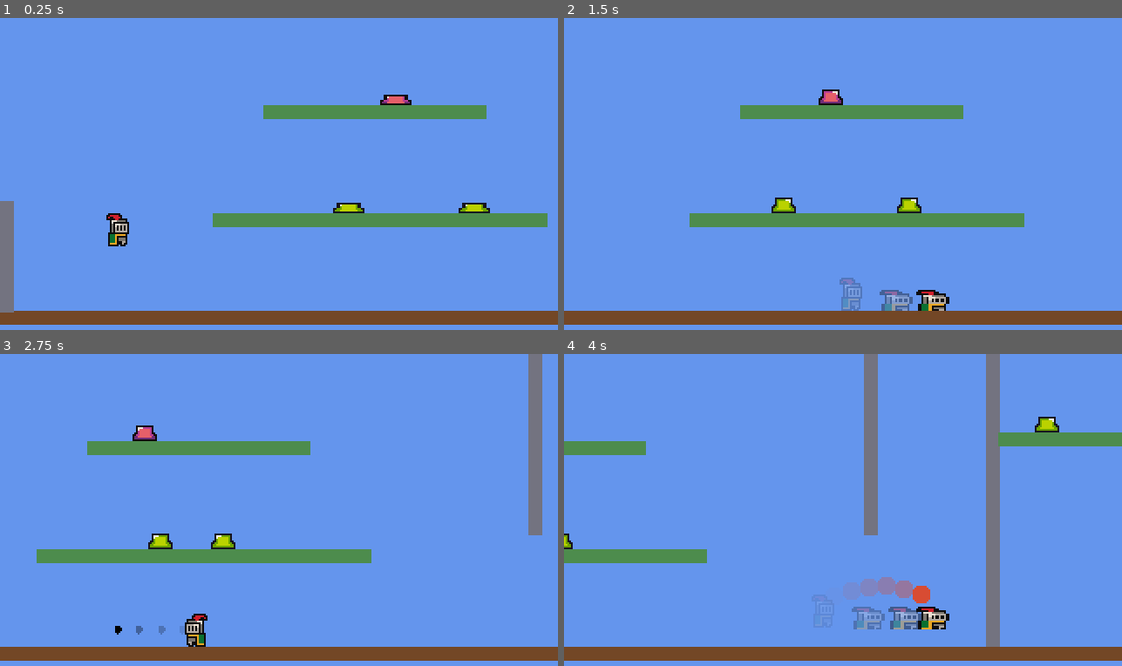
Above: before the commit, frames 1-4 (two rows, left to right).
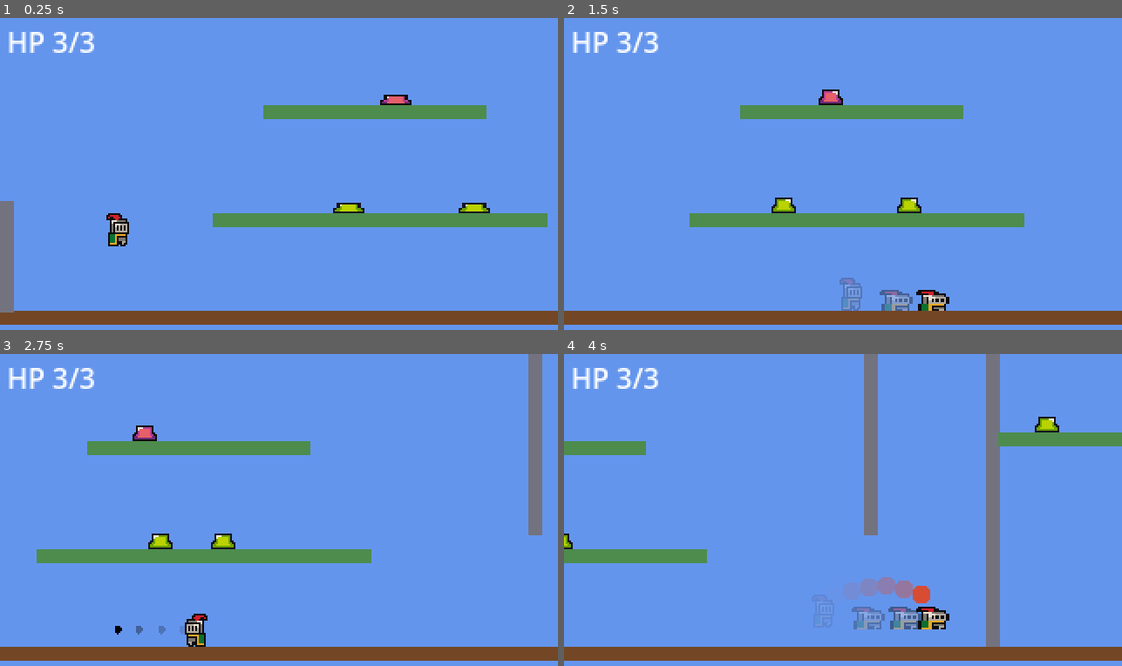
Above: after the commit, the same moments.

Repository: SolutionsByCarson/ScratchPad
Game: Godot game, scene res://scenes/main.tscn
Two runs of this game, one before a commit and one after it. Both use one fixed random seed, a clock stepped at 60 frames per second and the inputs below.
Inputs:
- Up to frame 1 (0.25 s): no input
- Up to frame 2 (1.5 s): hold D (move_right) from 0.53 s (still down); tap Shift (dash) at 0.6, 1.35 s; tap Space (jump) at 0.77 s
- Up to frame 3 (2.75 s): tap Space (jump) at 1.52 s; release D (move_right) at 2.03 s; hold A (move_left) from 2.03 s (still down); tap J (shoot) at 2.1 s; tap Shift (dash) at 2.3 s
- Up to frame 4 (4 s): release A (move_left) at 2.78 s; hold D (move_right) from 2.78 s (still down); tap S (slam) at 2.85 s; tap Space (jump) at 3.02, 3.77 s; tap Shift (dash) at 3.05, 3.8 s; tap K (throw) at 3.6 s

The runs differ from the first frame. In frame 1, 0.5% of the frame differs, in the area x 1-17%, y 4-12%; in frame 2, 0.5%; in frame 3, 0.5%; in frame 4, 0.5%.

Commit message:
Player health (3 hits), HP UI, contact damage, fall death; purple slime 2 HP
Player:
  MAX_HEALTH 3, INVULN_TIME 1.0s, FALL_DEATH_Y 350.
  take_damage(amount): ignored during i-frames or while in "dashing"
  group (dodge); otherwise -HP, 1s invuln, hurt SFX, refresh UI, _die
  at <=0. _die reloads the current scene.
  _physics_process top: decrement invuln every frame; if
  global_position.y > FALL_DEATH_Y -> instant _die (covers falling
  out of the world even mid-dash/slam since it's before early returns).
  HP UI built in code: a CanvasLayer + Label child created in
  _setup_hp_ui (avoids touching the heavily-edited main.tscn). Shows
  "HP n/3".

Enemy damage: slime._on_body_entered now calls body.take_damage(1)
instead of playing hurt directly — player owns the SFX + i-frame
gate. Dash dodge still bypasses (take_damage early-returns on the
"dashing" group).

Enemy health: slime gets @export max_health (default 1) and a
take_damage(amount) method (queue_free at <=0). fruit, grenade AOE,
and player slam now call take_damage if present, else queue_free.
slime_purple.tscn sets max_health = 2 — purple slimes take two hits.

Co-Authored-By: Claude Opus 4.7 (1M context) <noreply@anthropic.com>

Diff:
--- a/scenes/slime_purple.tscn
+++ b/scenes/slime_purple.tscn
@@ -8,6 +8,7 @@
 
 [node name="SlimePurple" type="Area2D"]
 script = ExtResource("1_slime")
+max_health = 2
 
 [node name="Sprite2D" type="Sprite2D" parent="."]
 position = Vector2(0, 12)
--- a/scripts/fruit.gd
+++ b/scripts/fruit.gd
@@ -37,7 +37,10 @@
 func _on_area_entered(area: Area2D) -> void:
 	if area.is_in_group("enemy"):
 		Audio.play_sfx("explosion")
-		area.queue_free()
+		if area.has_method("take_damage"):
+			area.take_damage(1)
+		else:
+			area.queue_free()
 		queue_free()
 
 
--- a/scripts/grenade.gd
+++ b/scripts/grenade.gd
@@ -49,7 +49,10 @@
 		if enemy is Node2D:
 			var e: Node2D = enemy
 			if global_position.distance_to(e.global_position) <= EXPLOSION_RADIUS:
-				e.queue_free()
+				if e.has_method("take_damage"):
+					e.take_damage(1)
+				else:
+					e.queue_free()
 	queue_free()
 
 
--- a/scripts/player.gd
+++ b/scripts/player.gd
@@ -32,6 +32,10 @@
 const SHOOT_OFFSET := Vector2(12.0, -3.0)
 const GRENADE_SCENE := preload("res://scenes/grenade.tscn")
 const THROW_OFFSET := Vector2(10.0, -6.0)
+
+const MAX_HEALTH := 3
+const INVULN_TIME := 1.0
+const FALL_DEATH_Y := 350.0
 
 @onready var sprite: Sprite2D = $Sprite2D
 
@@ -50,14 +54,55 @@
 var _last_wall_normal_x := 0.0
 var _wall_attached := false
 var _wall_attached_normal_x := 0.0
+var _health := MAX_HEALTH
+var _invuln_left := 0.0
+var _hp_label: Label
 
 
 func _ready() -> void:
 	add_to_group("player")
+	_setup_hp_ui()
+	_update_hp_ui()
+
+
+func _setup_hp_ui() -> void:
+	var layer := CanvasLayer.new()
+	add_child(layer)
+	_hp_label = Label.new()
+	_hp_label.offset_left = 4.0
+	_hp_label.offset_top = 2.0
+	_hp_label.offset_right = 120.0
+	_hp_label.offset_bottom = 20.0
+	layer.add_child(_hp_label)
+
+
+func _update_hp_ui() -> void:
+	if _hp_label != null:
+		_hp_label.text = "HP %d/%d" % [maxi(_health, 0), MAX_HEALTH]
+
+
+func take_damage(amount: int = 1) -> void:
+	if _invuln_left > 0.0 or is_in_group("dashing"):
+		return
+	_health -= amount
+	_invuln_left = INVULN_TIME
+	Audio.play_sfx("hurt")
+	_update_hp_ui()
+	if _health <= 0:
+		_die()
+
+
+func _die() -> void:
+	get_tree().reload_current_scene()
 
 
 func _physics_process(delta: float) -> void:
 	_update_visual_scale(delta)
+
+	_invuln_left = max(0.0, _invuln_left - delta)
+	if global_position.y > FALL_DEATH_Y:
+		_die()
+		return
 
 	_wall_jump_lock_left = max(0.0, _wall_jump_lock_left - delta)
 	if _wall_jump_lock_left <= 0.0:
@@ -345,4 +390,7 @@
 		if enemy is Node2D:
 			var e: Node2D = enemy
 			if global_position.distance_to(e.global_position) <= SLAM_RADIUS:
-				e.queue_free()
+				if e.has_method("take_damage"):
+					e.take_damage(1)
+				else:
+					e.queue_free()
--- a/scripts/slime.gd
+++ b/scripts/slime.gd
@@ -5,6 +5,7 @@
 @export var aggro_y_tolerance: float = 24.0
 @export var aggro_duration: float = 30.0
 @export var wander_radius: float = 48.0
+@export var max_health: int = 1
 
 const HURT_COOLDOWN := 0.6
 const WANDER_SPEED := 24.0
@@ -39,6 +40,7 @@
 var _velocity_y := 0.0
 var _jump_dir := 0.0
 var _player_rid: RID = RID()
+var _health: int = 1
 
 
 func _ready() -> void:
@@ -46,7 +48,14 @@
 	body_entered.connect(_on_body_entered)
 	_initial_x = position.x
 	_initial_y = position.y
+	_health = max_health
 	_pick_new_wander_direction()
+
+
+func take_damage(amount: int = 1) -> void:
+	_health -= amount
+	if _health <= 0:
+		queue_free()
 
 
 func _process(delta: float) -> void:
@@ -236,4 +245,5 @@
 	if body.is_in_group("dashing"):
 		return
 	_hurt_cooldown_left = HURT_COOLDOWN
-	Audio.play_sfx("hurt")
+	if body.has_method("take_damage"):
+		body.take_damage(1)
